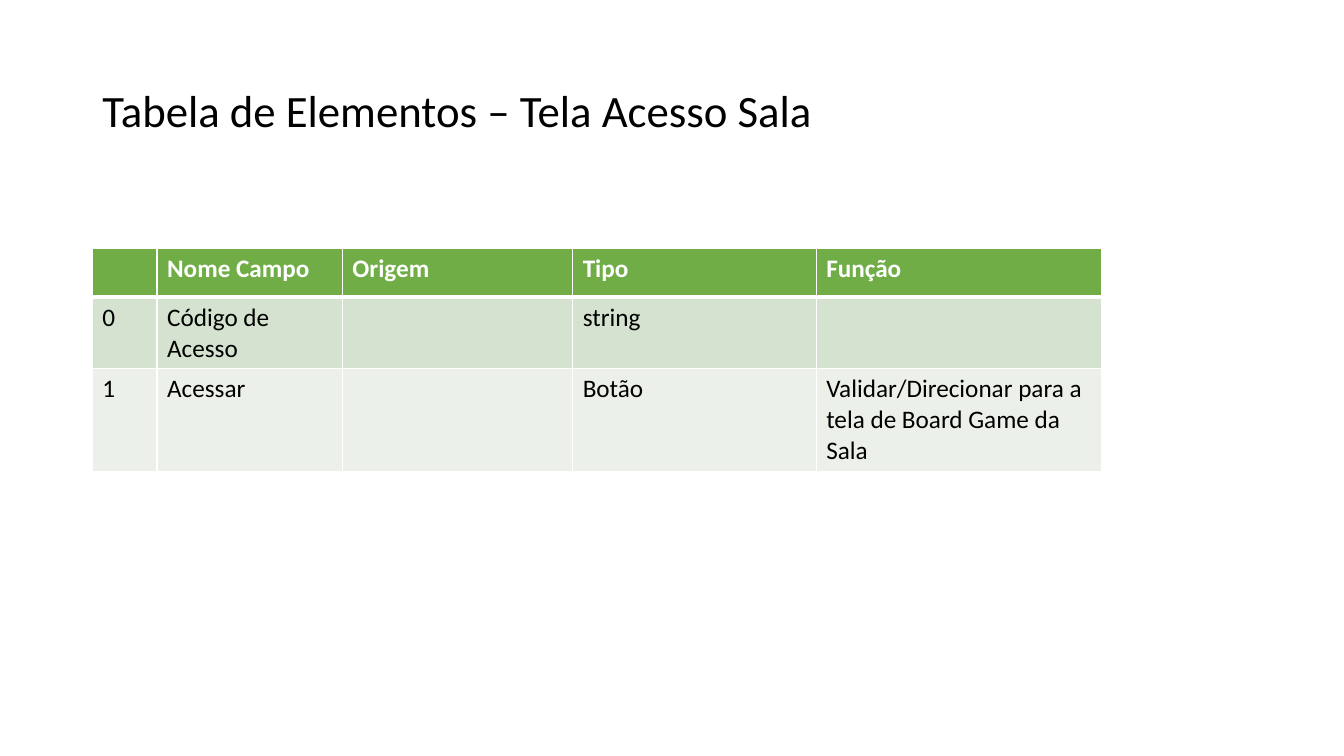
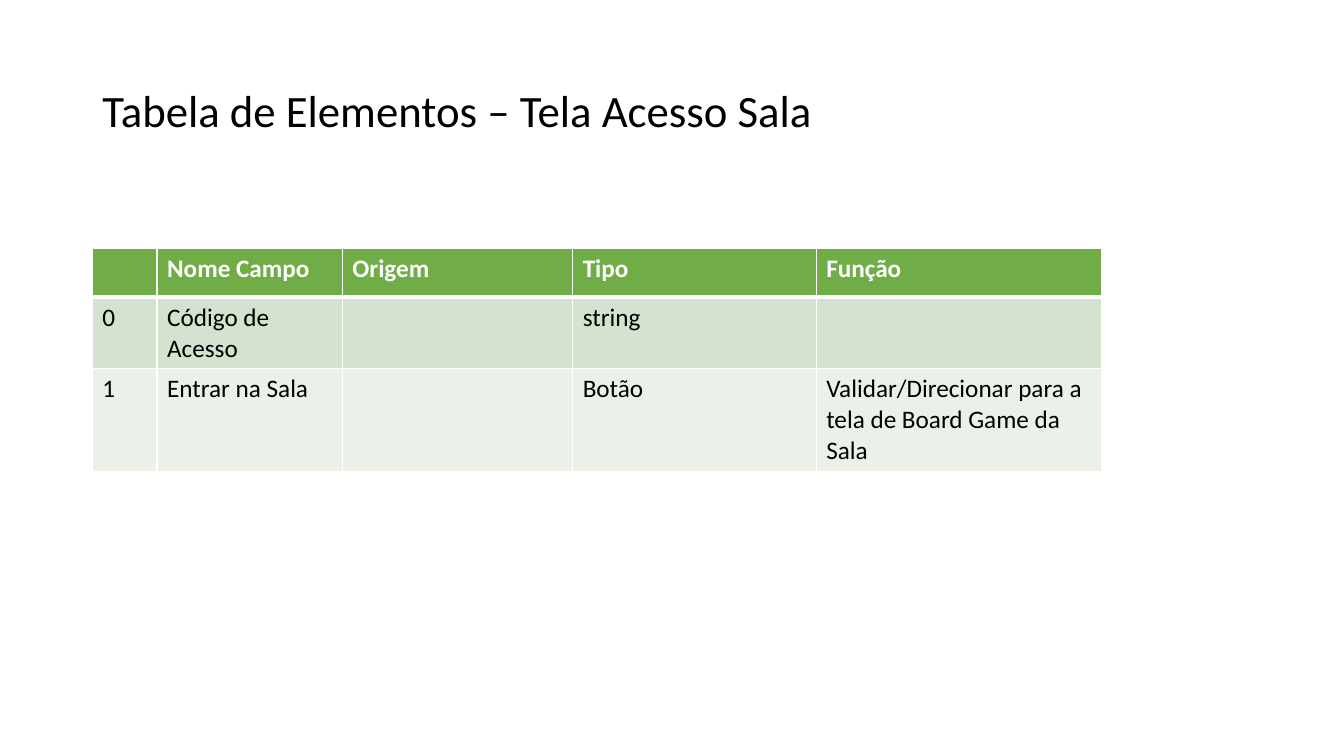
Before and after one commit to NathanReis/FTT-Recicla, a slide deck: slide 28 of DocumentacaoProjeto/Protótipo_Visual.pptx (slide 31 before the commit). Drawn at 1344x756 pixels with LibreOffice and Linux fonts; fonts in the diff are those of the drawing. Boxes give left, top, right and bottom in pixels: in the first picture for what was removed or moved away, otherwise in the second. Text is boxed around its words. In the diff, an @@ line names an element or a change of style, - is before the commit and + after.

```diff
--- a/DocumentacaoProjeto/Protótipo_Visual.pptx
+++ b/DocumentacaoProjeto/Protótipo_Visual.pptx
@@ table at [93,248,1103,469] @@
-row 3, column 2: Acessar
+row 3, column 2: Entrar na Sala
```
Also in this commit, not shown: 4 other slides changed, 3 slides added, 3 slides removed.
